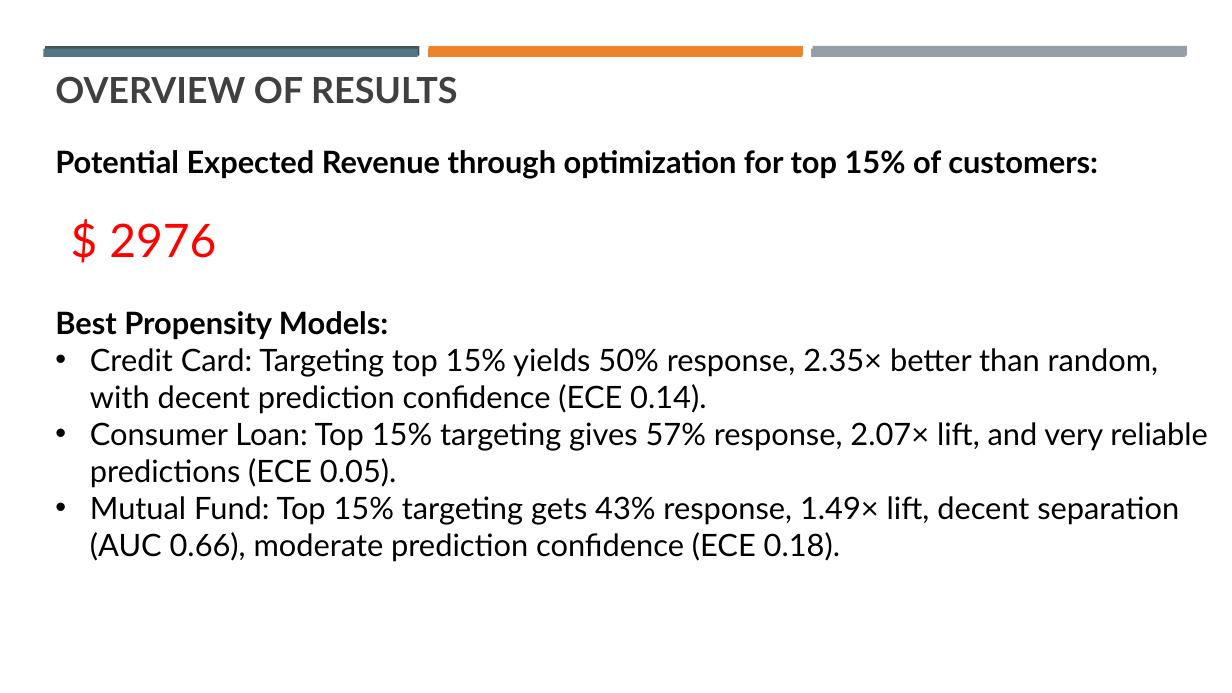
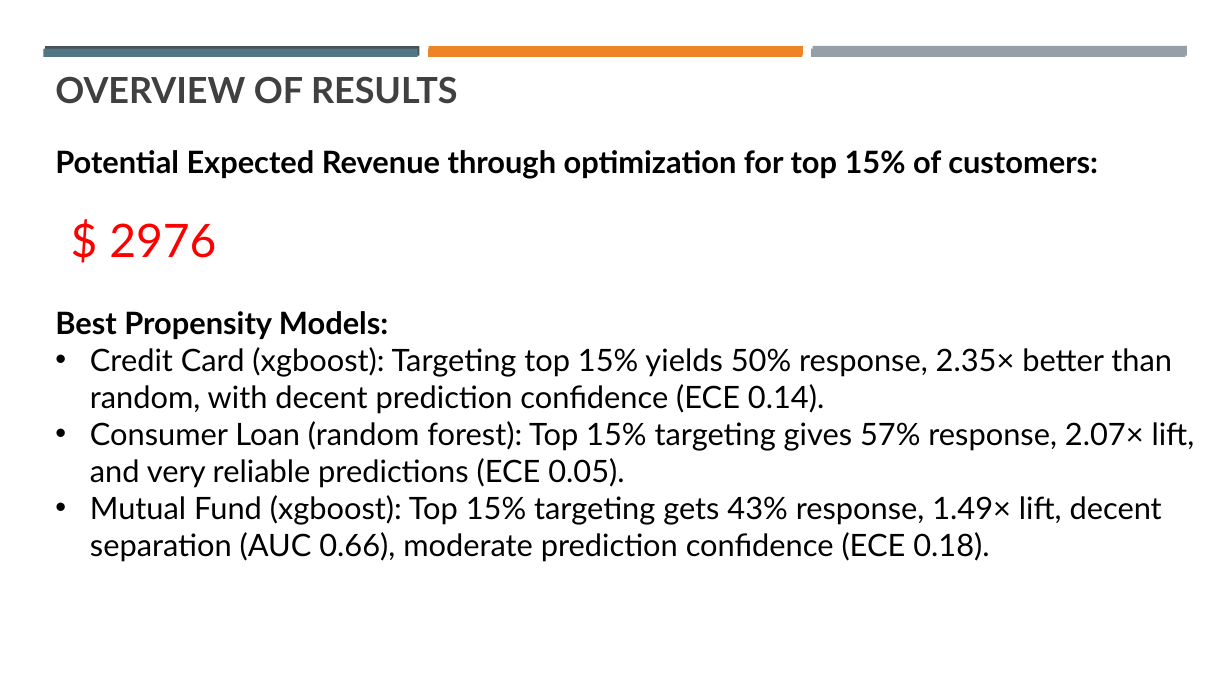
Before and after one commit to ngweixuan1/propensity_prediction, a slide deck: slide 4 of doc/documentation.pptx. Drawn at 1232x693 pixels with LibreOffice and Linux fonts; fonts in the diff are those of the drawing. Boxes give left, top, right and bottom in pixels: in the first picture for what was removed or moved away, otherwise in the second. Text is boxed around its words. In the diff, an @@ line names an element or a change of style, - is before the commit and + after.

```diff
--- a/doc/documentation.pptx
+++ b/doc/documentation.pptx
@@ text at [90, 347, 1195, 562]: text changed @@
-• Credit Card: Targeting top 15% yields 50% response, 2.35× better than random, with decent prediction confidence (ECE 0.14).
-• Consumer Loan: Top 15% targeting gives 57% response, 2.07× lift, and very reliable predictions (ECE 0.05).
-• Mutual Fund: Top 15% targeting gets 43% response, 1.49× lift, decent separation (AUC 0.66), moderate prediction confidence (ECE 0.18).
+• Credit Card (xgboost): Targeting top 15% yields 50% response, 2.35× better than random, with decent prediction confidence (ECE 0.14).
+• Consumer Loan (random forest): Top 15% targeting gives 57% response, 2.07× lift, and very reliable predictions (ECE 0.05).
+• Mutual Fund (xgboost): Top 15% targeting gets 43% response, 1.49× lift, decent separation (AUC 0.66), moderate prediction confidence (ECE 0.18).
```
